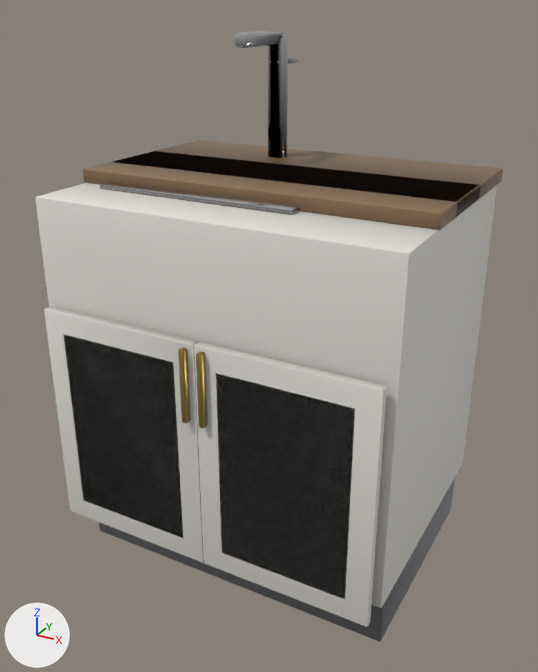
An edit to the glTF model public/models/fixtures/kitchen_sink.glb, drawn before and after from the same camera.
The view is the same before and after, from a 50 mm camera at (0.743, -1.375, 1.219) aimed at (0.004, -0.031, 0.547). Arrows for +X, +Y and +Z are at lower left; the lights stay in place. The older version comes first. Vertices at exactly the same position are counted once.

The first picture shows 'kitchen_sink'.
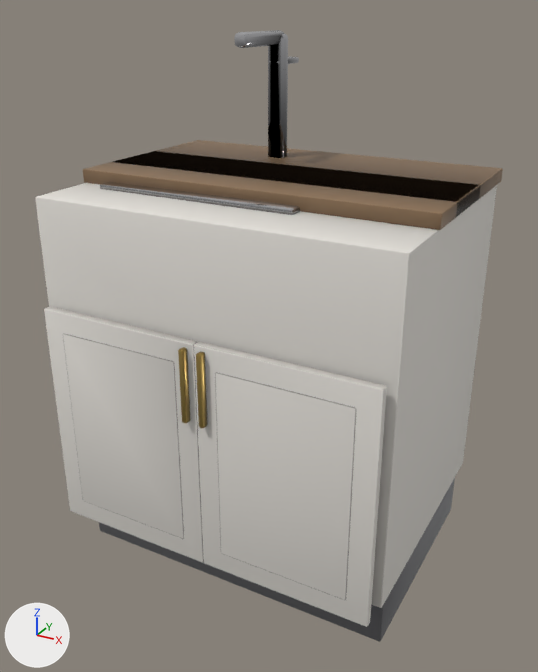
Location of each change, [x1, y1, x2, y2] in pixels of the pictures (538 x 672 px; the box of a moved part takes in the faces that stretch with it):
part 1 of me_cube, moved or reshaped
    before: [63, 334, 183, 538]
    after: [63, 333, 184, 539]
part 2 of me_cube, moved or reshaped
    before: [216, 373, 355, 599]
    after: [215, 372, 356, 600]
part 3 of me_cube, recoloured (black to white)
    both: [63, 334, 355, 599]

The change, as a list of edits to the scene's bpy script:
```text
Change me_cube:
    where me_cube.from_pydata(...)  # 836 vertices, 1620 faces; spans x -0.4..0.4, y -0.336..0.31, z 0.0..1.175
    used by ob_kitchen_sink; location = (0.0, 0.0, 0.0)
    me_cube part 1: the loose piece of 56 vertices spanning x -0.335..-0.045, y -0.32..-0.298, z 0.165..0.595 is scaled about its middle by (1, 0.444, 1), then moved by (0.0, -0.006, 0.0)
    me_cube part 2: the loose piece of 56 vertices spanning x 0.045..0.335, y -0.32..-0.298, z 0.165..0.595 is scaled about its middle by (1, 0.444, 1), then moved by (0.0, -0.006, 0.0)
    me_cube part 3: 36 faces centred in x -0.333..0.333, y -0.32..-0.319, z 0.167..0.593 are repainted in the vertex colours; the middle colour goes from black #000000 to white #ffffff
```
